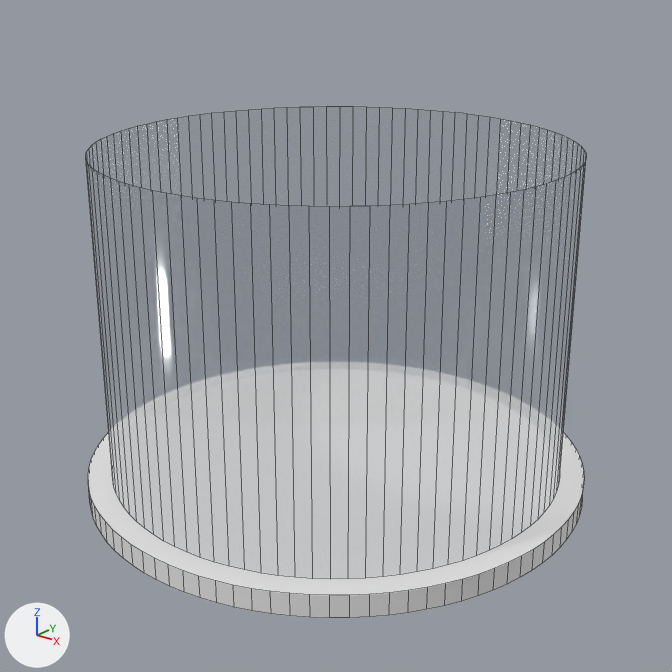
The Blender file demos/chromatic_vortex.blend: old version first, new version second.
Camera for both pictures: the file's camera 'Chromatic Vortex Camera'. Lighting does not change. The marker at lower left points along +X, +Y and +Z. The picture after the commit comes second. Mesh edges are drawn as thin lines.

In view in the first picture: 'Chromatic Glass Vessel', 'Chromatic Reactor Plinth'.
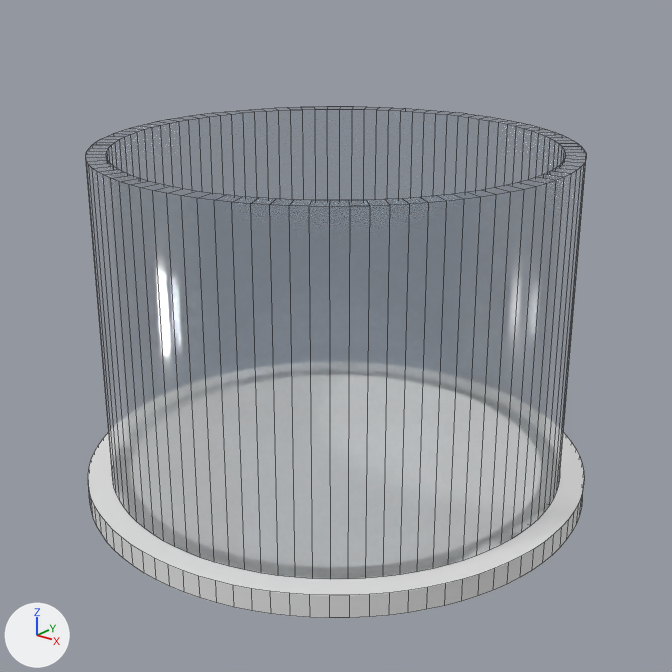
Where the change shows, as pixel boxes (x1, y1, x2, y2) in the pictures (672 x 672 px):
part 1 of me_cylinder, added: after (86, 106, 586, 207)

The change, as a list of edits to the scene's bpy script:
```text
Change me_cylinder:
    used by ob_chromatic_glass_vessel; location = (0.0, 0.0, 0.44)
    remove me_cylinder.from_pydata(...)  # 192 vertices, 96 faces; spans x -0.625..0.625, y -0.625..0.625, z -0.44..0.44
    add me_cylinder.from_pydata(...)  # 384 vertices, 384 faces; spans x -0.625..0.625, y -0.625..0.625, z -0.44..0.44
    me_cylinder part 1
    96 vertices are added at x -0.575..0.575, y -0.575..0.575, z -0.44
    96 new vertices lie (0.0, 0.0, 0.88) away from vertices in x -0.575..0.575, y -0.575..0.575, z -0.44
    288 new faces join them
```
